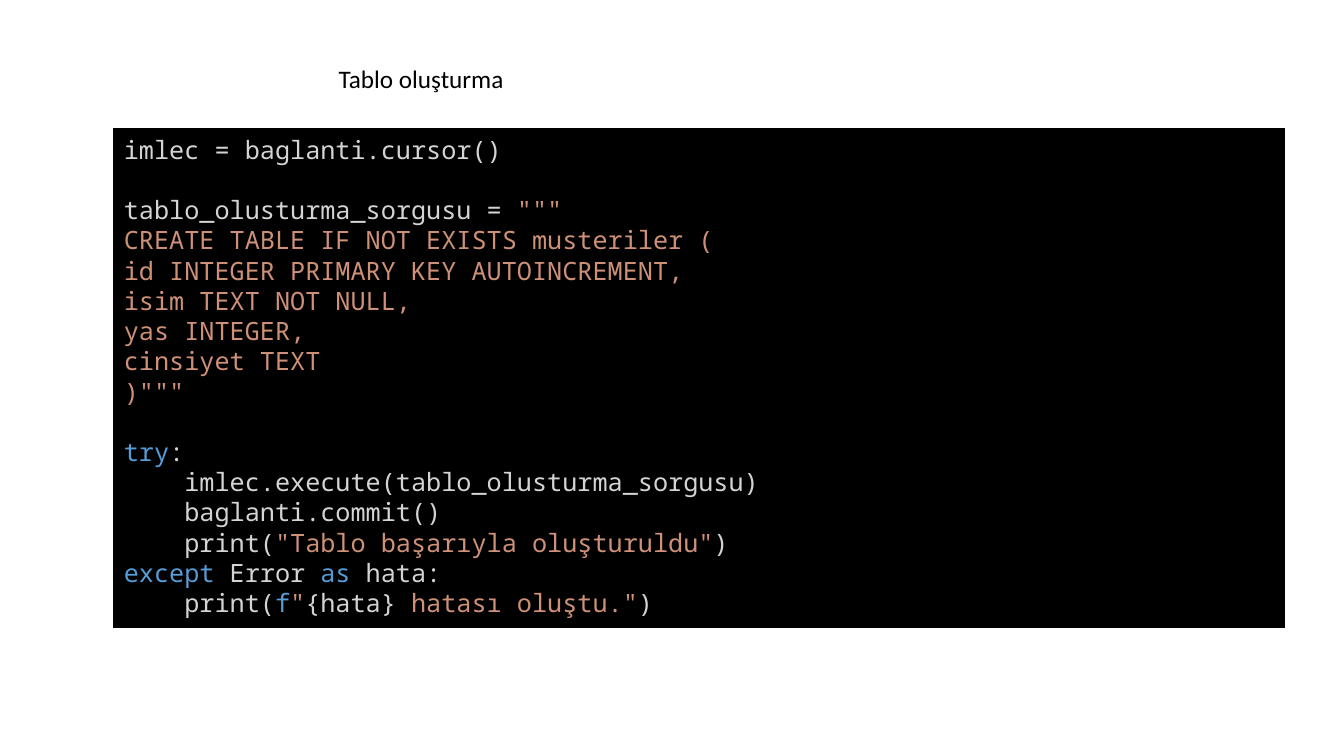
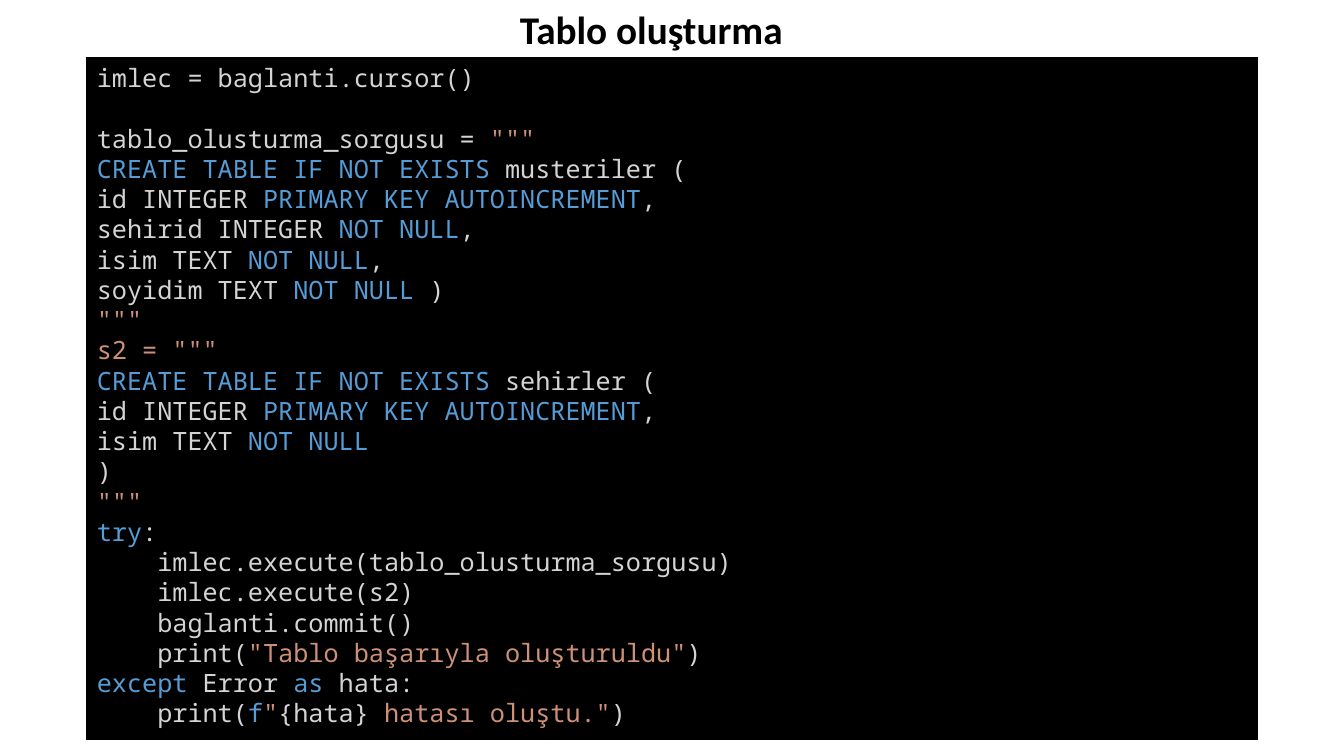
Before and after one commit to celalaksu/Python-Programlama-Kursu, a slide deck: slide 45 of Python txt json Dosyaları ve SQLite Veritabanı.pptx (slide 42 before the commit). Drawn at 1344x756 pixels with LibreOffice and Linux fonts; fonts in the diff are those of the drawing. Boxes give left, top, right and bottom in pixels: in the first picture for what was removed or moved away, otherwise in the second. Text is boxed around its words. In the diff, an @@ line names an element or a change of style, - is before the commit and + after.

```diff
--- a/Python txt json Dosyaları ve SQLite Veritabanı.pptx
+++ b/Python txt json Dosyaları ve SQLite Veritabanı.pptx
@@ text "Tablo oluşturma": place and size @@
-text "Tablo oluşturma" at [339,70,503,93]
+text "Tablo oluşturma" at [520,16,783,51]
@@ text "Tablo oluşturma" at [520,16,783,51]: size 18 to 28 pt, bold on @@
@@ rectangle "imlec = baglanti.cursor()": place and size @@
-rectangle "imlec = baglanti.cursor()" at [114,129,1285,628]
+rectangle "imlec = baglanti.cursor()" at [87,57,1257,740]
@@ text in rectangle at [97,159,657,273]: text colour #CE9178 to #569CD6 in "CREATE TABLE IF NOT EXISTS", "PRIMARY KEY AUTOINCREMENT,", "NOT NULL,"; text colour #CE9178 to #D4D4D4 in "musteriler (", "id INTEGER AUTOINCREMENT,", "isim TEXT NULL," @@
@@ text in rectangle at [97,219,475,242]: paragraph added @@
+sehirid INTEGER NOT NULL,
@@ text in rectangle at [97,280,657,547]: text changed; text colour #CE9178 to #569CD6 @@
-yas INTEGER,
-cinsiyet TEXT
-)"""
-try:
+soyidim TEXT NOT NULL )
+"""
+s2 = """
+CREATE TABLE IF NOT EXISTS sehirler (
+id INTEGER PRIMARY KEY AUTOINCREMENT,
+isim TEXT NOT NULL
+)
+"""
+try:
@@ text in rectangle at [157,582,414,605]: paragraph added @@
+imlec.execute(s2)
```
Also in this commit, not shown: 17 other slides changed, 7 slides added, 1 slide removed.
